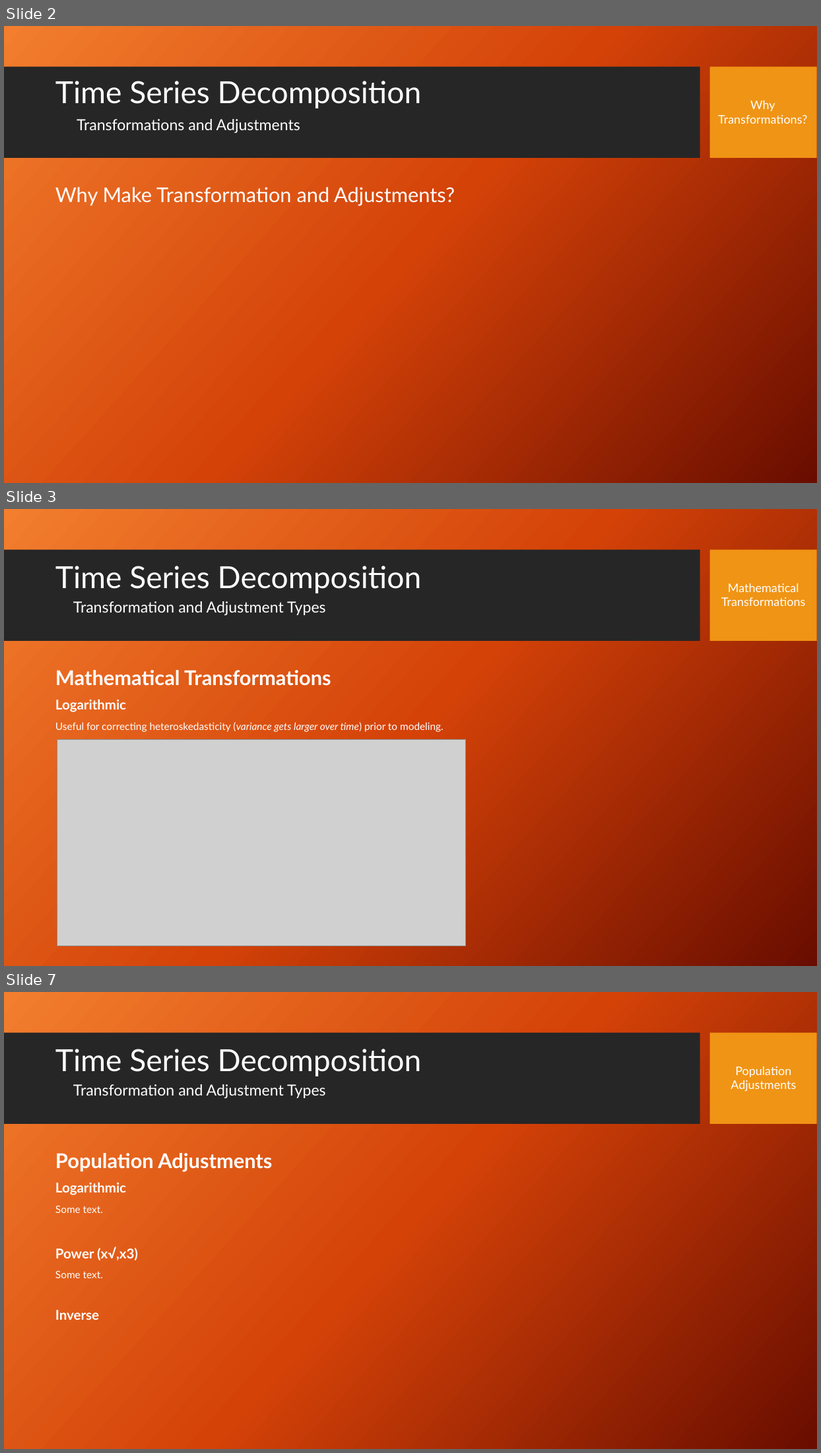
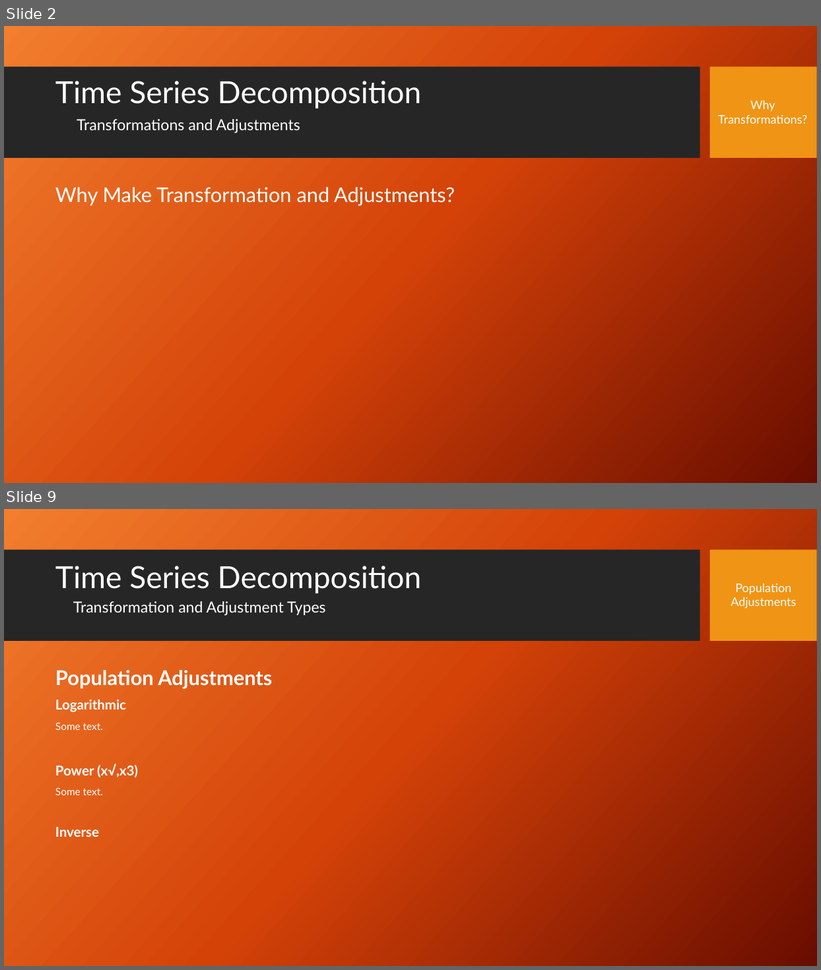
Before and after one commit to stephen-haslett/data-624, a slide deck: Data624TimeSeriesDecompPresentation.pptx. Shown one above the other, each under a label of ours: slides 2, 3 and 7 before the commit, slides 2 and 9 after it; the slides between them are not shown. The pictures are 821x1453 and 821x970 pixels, drawn with LibreOffice and Linux fonts; fonts in the diff are those of the drawing; grey boxes stand for pictures; background and template pictures are left out. Boxes give left, top, right and bottom in pixels: in the first picture for what was removed or moved away, otherwise in the second. Text is boxed around its words. In the diff, an @@ line names an element or a change of style, - is before the commit and + after.

```diff
--- a/Data624TimeSeriesDecompPresentation.pptx
+++ b/Data624TimeSeriesDecompPresentation.pptx
@@ slide 3 removed at <box>4,509,817,966</box>, background picture (left out); not listed: 2 template elements that a slide beside it also shows @@
@@ title removed at <box>55,566,422,593</box> @@
-Time Series Decomposition
@@ text removed at <box>721,583,805,606</box> @@
-Mathematical
-Transformations
@@ text removed at <box>73,601,326,615</box> @@
-Transformation and Adjustment Types
@@ text removed at <box>55,670,444,732</box> @@
-Mathematical Transformations
-Logarithmic
-Useful for correcting heteroskedasticity (variance gets larger over time) prior to modeling.
@@ picture removed at <box>57,740,467,947</box> @@
@@ what was slide 7 is now slide 9 @@
```
Also in this commit, not shown: 3 slides changed, 3 slides added.
